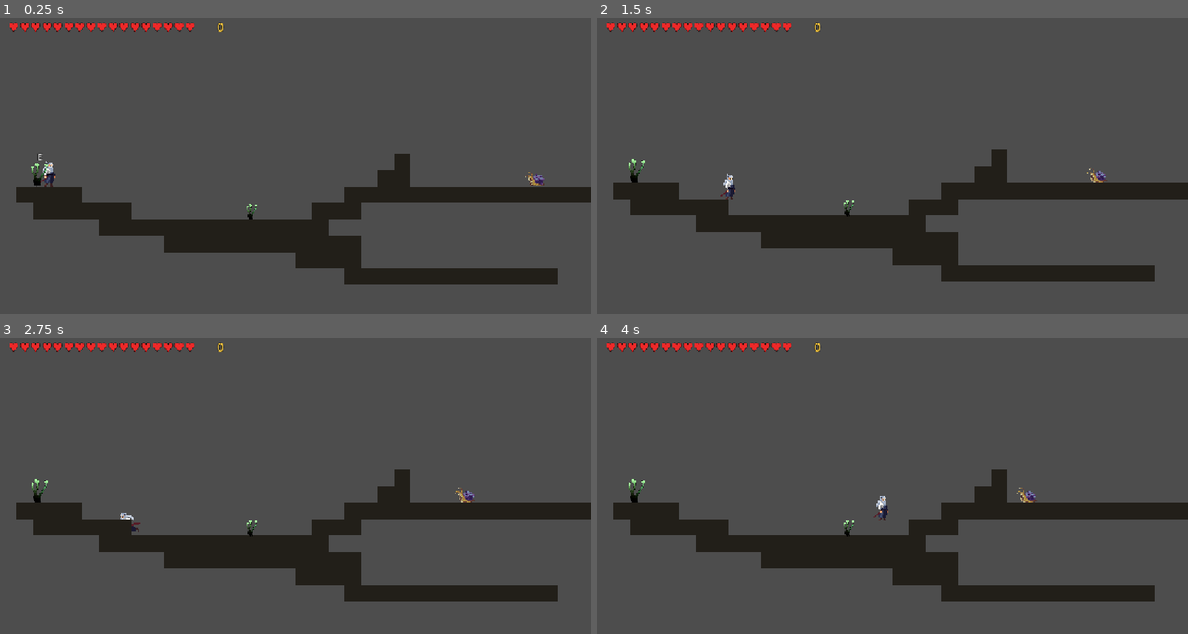
Above: before the commit, frames 1-4 (two rows, left to right).
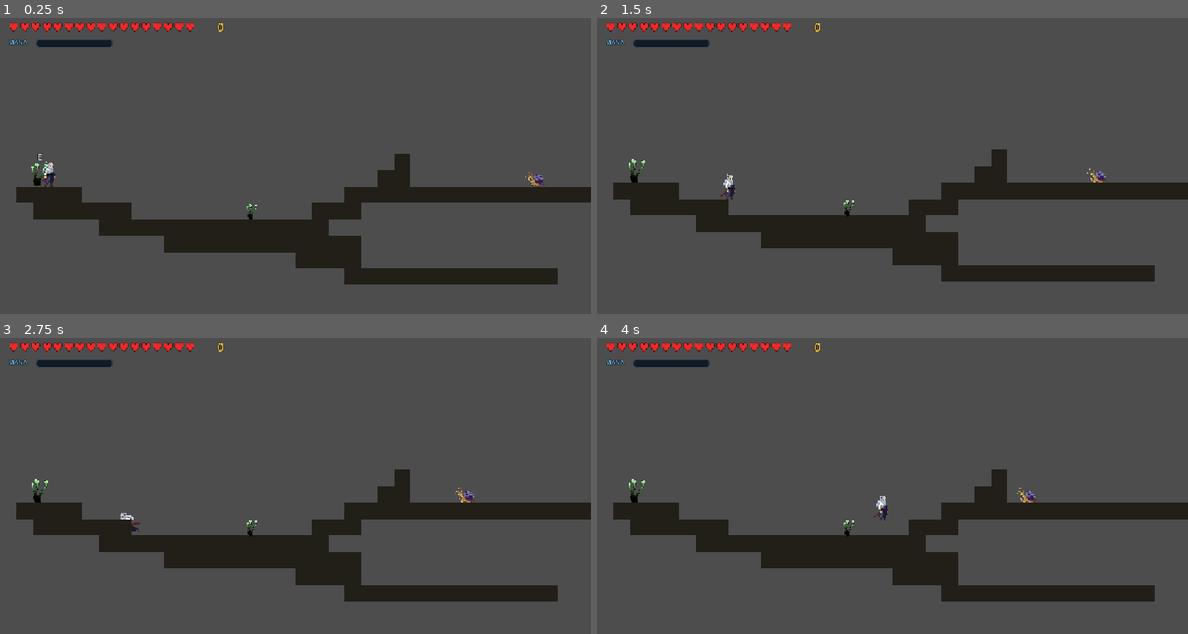
Above: after the commit, the same moments.

Repository: prayaashh/Gameeee
Game: Godot game, scene res://scenes/rooms/game.tscn
Same seed, same stepped clock (60 frames per second), same inputs: the game is played once before the commit and once after it.
Inputs:
- Up to frame 1 (0.25 s): no input
- Up to frame 2 (1.5 s): hold Space (attack) 0.53-1.28 s; hold Right (move_right) from 0.53 s (still down); tap Up (jump) at 0.77 s; tap F (heal, bound only after the commit) at 0.8, 1.35 s
- Up to frame 3 (2.75 s): tap Up (jump) at 1.52 s; tap Space (attack) at 1.55 s; release Right (move_right) at 2.03 s; hold Left (move_left) from 2.03 s (still down); hold Space (attack) from 2.03 s (still down); tap F (heal, bound only after the commit) at 2.3 s
- Up to frame 4 (4 s): release Left (move_left) at 2.78 s; release Space (attack) at 2.78 s; hold Right (move_right) from 2.78 s (still down); tap D (dash) at 2.85 s; tap Up (jump) at 3.02, 3.77 s; tap Space (attack) at 3.05 s; hold E (interact) from 3.53 s (still down); tap F (heal, bound only after the commit) at 3.8 s

The runs differ from the first frame. In frame 1, 0.4% of the frame differs, in the area x 1-20%, y 7-10%; in frame 2, 0.4%; in frame 3, 0.4%; in frame 4, 0.4%.

Commit message:
added mana
OpenChamber

Diff:
--- a/project.godot
+++ b/project.godot
@@ -72,6 +72,11 @@
 "events": [Object(InputEventKey,"resource_local_to_scene":false,"resource_name":"","device":-1,"window_id":0,"alt_press …(195 unchanged characters)…
 ]
 }
+heal={
+"deadzone": 0.2,
+"events": [Object(InputEventKey,"resource_local_to_scene":false,"resource_name":"","device":-1,"window_id":0,"alt_pressed":false,"shift_pressed":false,"ctrl_pressed":false,"meta_pressed":false,"pressed":false,"keycode":0,"physical_keycode":70,"key_label":0,"unicode":102,"location":0,"echo":false,"script":null)
+]
+}
 
 [layer_names]
 
--- a/scenes/dialogue.tscn
+++ b/scenes/dialogue.tscn
@@ -17,15 +17,14 @@
 script = ExtResource("1_jwyou")
 
 [node name="Panel" type="PanelContainer" parent="." unique_id=1694159951]
-anchors_preset = 5
-anchor_left = 0.5
-anchor_top = 0.0
-anchor_right = 0.5
-anchor_bottom = 0.0
-offset_left = -300.0
-offset_top = 20.0
-offset_right = 300.0
-offset_bottom = 160.0
+anchors_preset = 12
+anchor_top = 1.0
+anchor_right = 1.0
+anchor_bottom = 1.0
+offset_left = 16.0
+offset_top = -156.0
+offset_right = -16.0
+offset_bottom = -16.0
 grow_horizontal = 2
 grow_vertical = 1
 custom_minimum_size = Vector2(0, 140)
--- a/scenes/hud.tscn
+++ b/scenes/hud.tscn
@@ -1,6 +1,25 @@
 [gd_scene format=3]
 
 [ext_resource type="Script" path="res://scripts/hud.gd" id="1_hud"]
+
+[sub_resource type="StyleBoxFlat" id="StyleBoxFlat_mana_bg"]
+bg_color = Color(0.04, 0.07, 0.11, 0.85)
+border_width_left = 2
+border_width_top = 2
+border_width_right = 2
+border_width_bottom = 2
+border_color = Color(0.13, 0.24, 0.34, 1)
+corner_radius_top_left = 6
+corner_radius_top_right = 6
+corner_radius_bottom_right = 6
+corner_radius_bottom_left = 6
+
+[sub_resource type="StyleBoxFlat" id="StyleBoxFlat_mana_fill"]
+bg_color = Color(0.32, 0.74, 1, 0.95)
+corner_radius_top_left = 5
+corner_radius_top_right = 5
+corner_radius_bottom_right = 5
+corner_radius_bottom_left = 5
 
 [node name="HUD" type="CanvasLayer"]
 script = ExtResource("1_hud")
@@ -35,3 +54,25 @@
 theme_override_constants/outline_size = 4
 theme_override_font_sizes/font_size = 24
 text = "0"
+
+[node name="ManaLabel" type="Label" parent="."]
+offset_left = 16.0
+offset_top = 52.0
+offset_right = 66.0
+offset_bottom = 72.0
+theme_override_colors/font_color = Color(0.45, 0.78, 1, 1)
+theme_override_colors/font_outline_color = Color(0, 0, 0, 1)
+theme_override_constants/outline_size = 3
+theme_override_font_sizes/font_size = 12
+text = "MANA"
+vertical_alignment = 1
+
+[node name="ManaBar" type="ProgressBar" parent="."]
+offset_left = 70.0
+offset_top = 56.0
+offset_right = 220.0
+offset_bottom = 72.0
+max_value = 99.0
+show_percentage = false
+theme_override_styles/background = SubResource("StyleBoxFlat_mana_bg")
+theme_override_styles/fill = SubResource("StyleBoxFlat_mana_fill")
--- /dev/null
+++ b/scenes/pickups/credit_pickup.tscn
@@ -0,0 +1,30 @@
+[gd_scene format=3]
+
+[ext_resource type="Script" path="res://scripts/pickups/credit_pickup.gd" id="1_pickup"]
+
+[sub_resource type="Gradient" id="Gradient_orb"]
+offsets = PackedFloat32Array(0, 0.55, 1)
+colors = PackedColorArray(1, 0.98, 0.75, 1, 1, 0.82, 0.2, 1, 1, 0.6, 0.1, 0)
+
+[sub_resource type="GradientTexture2D" id="GradientTexture2D_orb"]
+gradient = SubResource("Gradient_orb")
+width = 16
+height = 16
+fill = 1
+fill_from = Vector2(0.5, 0.5)
+fill_to = Vector2(1, 0.5)
+
+[sub_resource type="CircleShape2D" id="CircleShape2D_orb"]
+radius = 9.0
+
+[node name="CreditPickup" type="Area2D"]
+z_index = 5
+collision_layer = 0
+script = ExtResource("1_pickup")
+
+[node name="Sprite2D" type="Sprite2D" parent="."]
+scale = Vector2(1.25, 1.25)
+texture = SubResource("GradientTexture2D_orb")
+
+[node name="CollisionShape2D" type="CollisionShape2D" parent="."]
+shape = SubResource("CircleShape2D_orb")
--- a/scenes/player.tscn
+++ b/scenes/player.tscn
@@ -13,6 +13,7 @@
 [ext_resource type="Script" uid="uid://b1r6o3ywrefwl" path="res://scripts/player_scripts/attack.gd" id="9_3v2ag"]
 [ext_resource type="Script" uid="uid://c4ms4w1aar7ci" path="res://scripts/player_scripts/hurt.gd" id="12_3v2ag"]
 [ext_resource type="Script" uid="uid://bgsfu3cuomndi" path="res://scripts/player_scripts/talk.gd" id="13_jej6c"]
+[ext_resource type="Script" path="res://scripts/player_scripts/heal.gd" id="14_heal"]
 
 [sub_resource type="AtlasTexture" id="AtlasTexture_f1ej7"]
 atlas = ExtResource("3_d2wvv")
@@ -577,4 +578,8 @@
 script = ExtResource("13_jej6c")
 metadata/_custom_type_script = "uid://85t1c260hdhe"
 
+[node name="Heal" type="Node" parent="StateMachine" unique_id=1937450216]
+script = ExtResource("14_heal")
+metadata/_custom_type_script = "uid://85t1c260hdhe"
+
 [node name="Camera2D" type="Camera2D" parent="." unique_id=540649965]
--- a/scripts/enemy_scripts/death.gd
+++ b/scripts/enemy_scripts/death.gd
@@ -7,6 +7,7 @@
 	enemy.attack_hitbox.monitoring = false
 	enemy.collision_layer = 0          # player attacks can no longer hit it
 	enemy.velocity.x = 0.0
+	enemy.handle_death()               # credits + drop + `died` signal + on_death() hook
 	await get_tree().create_timer(death_time).timeout
 	enemy.queue_free()
 
--- a/scripts/enemy_scripts/enemy.gd
+++ b/scripts/enemy_scripts/enemy.gd
@@ -1,5 +1,9 @@
 class_name Enemy
 extends CharacterBody2D
+
+## Emitted once when this enemy's health reaches 0, right before it disappears.
+## Connect it in the Inspector (or code) to run your own death logic.
+signal died(enemy: Node)
 
 @export var health := 3
 @export var gravity := 1500.0
@@ -12,6 +16,18 @@
 @export var attack_cooldown := 0.4
 @export var attack_damage := 1
 
+@export_group("Death rewards")
+## Credits paid straight to the player when this enemy dies (0 = none).
+@export var credits_on_death := 0
+## Item dropped where the enemy died. Defaults to a credit orb.
+@export var drop_scene: PackedScene = preload("res://scenes/pickups/credit_pickup.tscn")
+## Value written to each drop's `value` property (0 = leave the scene's own value).
+@export var drop_value := 5
+## How many items to drop.
+@export var drop_count := 1
+## Horizontal spread used to scatter several drops.
+@export var drop_scatter := 40.0
+
 var facing := 1
 var knockback_dir := 1.0
 var attack_cooldown_left := 0.0
@@ -43,6 +59,7 @@
 }
 
 var last_seen_position := Vector2.ZERO
+var _death_handled := false
 
 func _ready() -> void:
 	attack_hitbox.monitoring = false
@@ -142,3 +159,44 @@
 		machine.current.enter(&"Stagger")
 	else:
 		machine.change_state(&"Stagger")
+
+# --- death --------------------------------------------------------------------
+
+## Runs once when this enemy dies. Pays credits, spawns the drop, fires the
+## `died` signal and finally calls the editable on_death() hook. The Death state
+## calls this for you; you normally never call it yourself.
+func handle_death() -> void:
+	if _death_handled:
+		return
+	_death_handled = true
+
+	if credits_on_death > 0:
+		GameState.add_credits(credits_on_death)
+
+	# take_damage is called from physics callbacks, and adding nodes there is not
+	# allowed, so Loot.spawn queues the drop for the next step. Position and
+	# parent are captured now in case this enemy is freed before then.
+	var at := global_position
+	var parent: Node = get_parent() if get_parent() else get_tree().current_scene
+	Loot.spawn(drop_scene, parent, at, drop_value, drop_count, drop_scatter)
+
+	died.emit(self)
+	on_death()
+
+## ------------------------------------------------------------------
+## ON-DEATH EVENT HOOK - this is the function you edit.
+##
+## Runs once, the moment this enemy's health reaches 0, before it disappears.
+## The `died` signal (top of this file) fires just before it, so you can also
+## connect to that in the Inspector instead of writing here.
+##
+## Examples:
+##   GameState.add_credits(10)
+##   GameState.set_flag("slime_cleared")
+##   get_tree().call_group("doors", "open")
+##
+## NOTE: you are still inside the enemy's death callback, so use
+##       call_deferred("...") if you spawn nodes or change physics state.
+## ------------------------------------------------------------------
+func on_death() -> void:
+	pass
--- a/scripts/enemy_scripts/snail_creep.gd
+++ b/scripts/enemy_scripts/snail_creep.gd
@@ -12,6 +12,10 @@
 ##    script has a take_damage() method (the sword calls has_method("take_damage")).
 ##
 ## The AnimatedSprite2D needs three animations: move (loop), attack, die.
+
+## Emitted once when this enemy's health reaches 0, right before it disappears.
+## Connect it in the Inspector (or code) to run your own death logic.
+signal died(enemy: Node)
 
 enum State { PATROL, ATTACK, DEAD }
 
@@ -26,6 +30,18 @@
 @export var knockback_time := 0.15
 @export var knockback_speed := 120.0
 
+@export_group("Death rewards")
+## Credits paid straight to the player when this enemy dies (0 = none).
+@export var credits_on_death := 0
+## Item dropped where the enemy died. Defaults to a credit orb.
+@export var drop_scene: PackedScene = preload("res://scenes/pickups/credit_pickup.tscn")
+## Value written to each drop's `value` property (0 = leave the scene's own value).
+@export var drop_value := 5
+## How many items to drop.
+@export var drop_count := 1
+## Horizontal spread used to scatter several drops.
+@export var drop_scatter := 40.0
+
 var state := State.PATROL
 var direction := -1.0                   # the art faces left, so patrol starts moving left
 var player: Node2D
@@ -37,6 +53,7 @@
 var attack_hit_done := false
 var knockback_left := 0.0
 var knockback_dir := 1.0
+var _death_handled := false
 
 @onready var sprite: AnimatedSprite2D = $AnimatedSprite2D
 @onready var wall_check: RayCast2D = $WallCheck
@@ -198,6 +215,48 @@
 	set_deferred("collision_layer", 0)     # the sword can no longer hit it
 	wall_check.set_deferred("enabled", false)
 	floor_check.set_deferred("enabled", false)
+	handle_death()                         # credits + drop + `died` signal + on_death() hook
 	sprite.play(&"die")
 	await sprite.animation_finished
 	queue_free()
+
+# --- death --------------------------------------------------------------------
+
+## Runs once when this enemy dies. Pays credits, spawns the drop, fires the
+## `died` signal and finally calls the editable on_death() hook. _die() calls
+## this for you; you normally never call it yourself.
+func handle_death() -> void:
+	if _death_handled:
+		return
+	_death_handled = true
+
+	if credits_on_death > 0:
+		GameState.add_credits(credits_on_death)
+
+	# take_damage is called from a physics callback, and adding nodes there is not
+	# allowed, so Loot.spawn queues the drop for the next step. Position and
+	# parent are captured now in case this enemy is freed before then.
+	var at := global_position
+	var parent: Node = get_parent() if get_parent() else get_tree().current_scene
+	Loot.spawn(drop_scene, parent, at, drop_value, drop_count, drop_scatter)
+
+	died.emit(self)
+	on_death()
+
+## ------------------------------------------------------------------
+## ON-DEATH EVENT HOOK - this is the function you edit.
+##
+## Runs once, the moment this enemy's health reaches 0, before it disappears.
+## The `died` signal (top of this file) fires just before it, so you can also
+## connect to that in the Inspector instead of writing here.
+##
+## Examples:
+##   GameState.add_credits(10)
+##   GameState.set_flag("snail_cleared")
+##   get_tree().call_group("doors", "open")
+##
+## NOTE: you are still inside the enemy's death callback, so use
+##       call_deferred("...") if you spawn nodes or change physics state.
+## ------------------------------------------------------------------
+func on_death() -> void:
+	pass
--- a/scripts/hud.gd
+++ b/scripts/hud.gd
@@ -1,11 +1,15 @@
 extends CanvasLayer
 
-## Hearts + credits HUD. Lives inside every room scene (see room_template.tscn)
-## and rebinds itself to whichever player and GameState data the room starts with.
+## Hearts + mana + credits HUD. Lives inside every room scene (see
+## room_template.tscn) and rebinds itself to whichever player and GameState
+## data the room starts with.
 
 @onready var hearts_full: Label = $Row/HeartsFull
 @onready var hearts_empty: Label = $Row/HeartsEmpty
 @onready var credits_label: Label = $Row/Credits
+@onready var mana_bar: ProgressBar = $ManaBar
+
+var _mana_tween: Tween
 
 func _ready() -> void:
 	GameState.credits_changed.connect(_on_credits_changed)
@@ -19,11 +23,22 @@
 	var player: Player = players[0]
 	if not player.health_changed.is_connected(_on_health_changed):
 		player.health_changed.connect(_on_health_changed)
+	if not player.mana_changed.is_connected(_on_mana_changed):
+		player.mana_changed.connect(_on_mana_changed)
 	_on_health_changed(player.health, player.max_health)
+	_on_mana_changed(player.mana, player.max_mana)
 
 func _on_health_changed(current: int, maximum: int) -> void:
 	hearts_full.text = "♥".repeat(maxi(current, 0))
 	hearts_empty.text = "♡".repeat(maxi(maximum - current, 0))
 
+func _on_mana_changed(current: int, maximum: int) -> void:
+	mana_bar.max_value = maxi(maximum, 1)
+	# smooth the bar instead of snapping, for a bit of polish
+	if _mana_tween:
+		_mana_tween.kill()
+	_mana_tween = create_tween()
+	_mana_tween.tween_property(mana_bar, "value", float(current), 0.15)
+
 func _on_credits_changed(total: int) -> void:
 	credits_label.text = str(total)
--- /dev/null
+++ b/scripts/pickups/credit_pickup.gd
@@ -0,0 +1,81 @@
+class_name CreditPickup
+extends Area2D
+
+## A credit orb dropped by enemies when they die (see enemy.gd / snail_creep.gd).
+## The player collects it by touching it, which adds `value` credits to GameState.
+## You can also place one in a room by hand — it behaves the same.
+
+signal collected(value: int)
+
+@export var value := 5
+@export var magnet_range := 80.0     # starts homing to the player inside this radius
+@export var magnet_speed := 650.0
+@export var pickup_delay := 0.25     # grace period before it can be picked up
+@export var lifetime := 15.0         # seconds until it fades away; 0 = forever
+
+var _velocity := Vector2.ZERO
+var _age := 0.0
+var _taken := false
+
+@onready var sprite: Sprite2D = $Sprite2D
+@onready var _base_scale: Vector2 = sprite.scale
+
+func _ready() -> void:
+	_bob()
+
+## Initial push given by Loot.spawn so several drops scatter apart.
+func pop(velocity: Vector2) -> void:
+	_velocity = velocity
+
+func _process(delta: float) -> void:
+	if _taken:
+		return
+	_age += delta
+
+	if lifetime > 0.0 and _age >= lifetime:
+		_disappear()
+		return
+
+	# short pop arc that settles to a stop
+	_velocity = _velocity.move_toward(Vector2.ZERO, 420.0 * delta)
+	global_position += _velocity * delta
+
+	var player := _player()
+	if player == null or _age < pickup_delay:
+		return
+
+	# home in on the player, then collect on contact
+	var to_player := player.global_position - global_position
+	if to_player.length() <= magnet_range:
+		global_position += to_player.normalized() * magnet_speed * delta
+	if to_player.length() <= 14.0 or get_overlapping_bodies().has(player):
+		_collect()
+
+func _player() -> Node2D:
+	var players := get_tree().get_nodes_in_group("player")
+	if players.is_empty() or not is_instance_valid(players[0]):
+		return null
+	return players[0] as Node2D
+
+func _collect() -> void:
+	if _taken:
+		return
+	_taken = true
+	GameState.add_credits(value)
+	collected.emit(value)
+	var tween := create_tween()
+	tween.tween_property(self, "scale", Vector2.ZERO, 0.12)
+	tween.tween_callback(queue_free)
+
+func _disappear() -> void:
+	if _taken:
+		return
+	_taken = true
+	var tween := create_tween()
+	tween.tween_property(self, "modulate:a", 0.0, 0.4)
+	tween.tween_callback(queue_free)
+
+func _bob() -> void:
+	var tween := create_tween().set_loops()
+	tween.tween_property(sprite, "scale", _base_scale * 1.15, 0.55).from(_base_scale * 0.85)
+	tween.tween_property(sprite, "scale", _base_scale * 0.85, 0.55)
--- /dev/null
+++ b/scripts/pickups/loot.gd
@@ -0,0 +1,39 @@
+class_name Loot
+extends RefCounted
+
+## Small helper for spawning reward drops at a world position.
+##
+## Enemies call this when they die, but you can call it from anywhere
+## (chests, crates, scripted events...):
+##
+##     Loot.spawn(preload("res://scenes/pickups/credit_pickup.tscn"), get_parent(), global_position, 5)
+##
+## `scene` is any PackedScene whose root is a Node2D. If the root happens to
+## expose a `value` property it is written with the requested value, and if it
+## has a `pop(velocity)` method it gets an initial push so several drops scatter.
+##
+## Safe to call from inside a physics callback: the drop is created right away
+## but only added to the tree on the next step, and it is queued on `parent`
+## (which outlives an enemy that is about to be freed).
+
+static func spawn(scene: PackedScene, parent: Node, at: Vector2, value: int = 0,
+		count: int = 1, scatter: float = 40.0) -> void:
+	if scene == null or not is_instance_valid(parent):
+		return
+	for _i in maxi(count, 0):
+		var instantiated := scene.instantiate()
+		if not instantiated is Node2D:
+			push_warning("Loot.spawn: drop scene root is not a Node2D — skipping.")
+			instantiated.free()
+			continue
+		var drop := instantiated as Node2D
+		if value > 0 and drop.get("value") != null:
+			drop.set("value", value)
+		drop.z_index = 5     # draw over the ground
+		if drop.has_method("pop"):
+			drop.pop(Vector2(randf_range(-scatter, scatter), randf_range(-230.0, -170.0)))
+
+		# Adding nodes during a physics callback is not allowed, so the actual
+		# insertion is deferred one step. `at` is a world position.
+		parent.add_child.call_deferred(drop)
+		drop.set_deferred("global_position", at)
--- a/scripts/player_scripts/attack.gd
+++ b/scripts/player_scripts/attack.gd
@@ -34,3 +34,4 @@
 	already_hit.append(body)
 	if body.has_method("take_damage"):
 		body.take_damage(player.attack_damage, player.global_position)
+		player.gain_mana(player.mana_per_hit)   # landing a hit builds mana, like soul
--- /dev/null
+++ b/scripts/player_scripts/heal.gd
@@ -0,0 +1,51 @@
+extends PlayerState
+
+## Hollow-Knight-style focus. Hold the "heal" action while standing on the
+## ground to spend `player.heal_cost` mana and restore one heart.
+##
+## Getting hit, releasing the key, pressing a direction again or walking off a
+## ledge cancels the channel. The mana is only spent when the heal actually
+## completes, so a cancelled focus costs nothing.
+
+@export var tint := Color(0.55, 0.85, 1.0, 1.0)
+@export var deceleration := 1600.0
+
+var time_left := 0.0
+var _pulse: Tween
+
+func enter(_previous: StringName) -> void:
+	time_left = player.heal_time
+	player.velocity.x = 0.0
+	player.play(&"idle")            # no dedicated focus animation yet
+	player.sprite.modulate = tint
+	_pulse = create_tween().set_loops()
+	_pulse.tween_property(player.sprite, "modulate", tint.lightened(0.35), player.heal_time * 0.25)
+	_pulse.tween_property(player.sprite, "modulate", tint, player.heal_time * 0.25)
+
+func physics_update(delta: float) -> void:
+	time_left -= delta
+	player.apply_gravity(delta)
+	player.velocity.x = move_toward(player.velocity.x, 0.0, deceleration * delta)
+	player.move_and_slide()
+
+	if not player.is_on_floor() or not Input.is_action_pressed("heal"):
+		_cancel()
+		return
+	if Input.is_action_just_pressed("move_left") or Input.is_action_just_pressed("move_right"):
+		_cancel()
+		return
+	if time_left <= 0.0:
+		_complete()
+
+func exit() -> void:
+	if _pulse:
+		_pulse.kill()
+	player.sprite.modulate = Color.WHITE
+
+func _cancel() -> void:
+	machine.change_state(&"Idle" if player.is_on_floor() else &"Fall")
+
+func _complete() -> void:
+	if player.health < player.max_health and player.spend_mana(player.heal_cost):
+		player.heal(1)
+	machine.change_state(&"Idle" if player.is_on_floor() else &"Fall")
--- a/scripts/player_scripts/player.gd
+++ b/scripts/player_scripts/player.gd
@@ -14,17 +14,26 @@
 @export var attack_damage := 1
 @export var attack_time := 0.25
 
+@export_group("Mana")
+@export var max_mana := 99
+@export var mana_per_hit := 11      # mana gained each time the sword connects
+@export var heal_cost := 33         # mana spent per heal
+@export var heal_time := 0.9        # seconds the focus channel must be held
+
 var facing := 1
 var jump_buffer_left := 0.0
 var dash_cooldown_left := 0.0
 var air_dash_used := false
 
+@export_group("Health")
 @export var max_health := 5
 var health := 0
+var mana := 0
 var hurt_dir := 1.0
 var dead := false
 
 signal health_changed(current: int, maximum: int)
+signal mana_changed(current: int, maximum: int)
 
 @onready var sprite: AnimatedSprite2D = $AnimatedSprite2D
 @onready var attack_hitbox: Area2D = $AttackHitbox
@@ -129,6 +138,34 @@
 		return
 	health = max_health
 	health_changed.emit(health, max_health)
+	mana = max_mana
+	mana_changed.emit(mana, max_mana)
+
+## Restores a single heart. Used by the Heal state; see heal_full() for a bench.
+func heal(amount: int) -> void:
+	if dead or health >= max_health:
+		return
+	health = mini(health + amount, max_health)
+	health_changed.emit(health, max_health)
+
+# --- mana ---------------------------------------------------------------------
+
+## Called when the sword lands a hit. Filling up by attacking mirrors soul.
+func gain_mana(amount: int) -> void:
+	if dead or amount <= 0:
+		return
+	mana = mini(mana + amount, max_mana)
+	mana_changed.emit(mana, max_mana)
+
+func spend_mana(amount: int) -> bool:
+	if mana < amount:
+		return false
+	mana -= amount
+	mana_changed.emit(mana, max_mana)
+	return true
+
+func can_heal() -> bool:
+	return not dead and health < max_health and mana >= heal_cost
 
 func die() -> void:
 	if dead:
--- a/scripts/player_scripts/player_state.gd
+++ b/scripts/player_scripts/player_state.gd
@@ -11,4 +11,8 @@
 	if Input.is_action_just_pressed("attack"):
 		machine.change_state(&"Attack")
 		return true
+	# Focus/heal: grounded only, needs missing health and enough mana.
+	if player.is_on_floor() and Input.is_action_just_pressed("heal") and player.can_heal():
+		machine.change_state(&"Heal")
+		return true
 	return false
Not shown, added: scripts/pickups/credit_pickup.gd.uid
Not shown, added: scripts/pickups/loot.gd.uid
Not shown, added: scripts/player_scripts/heal.gd.uid
